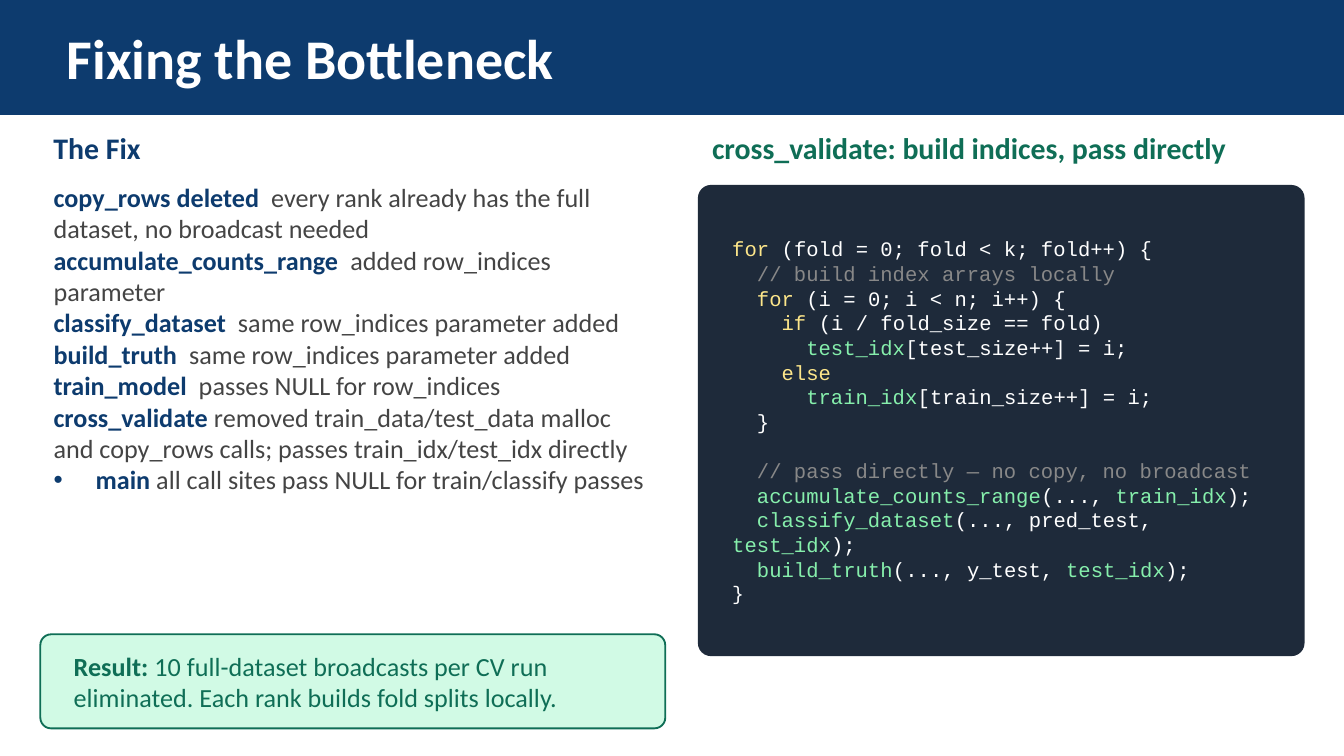
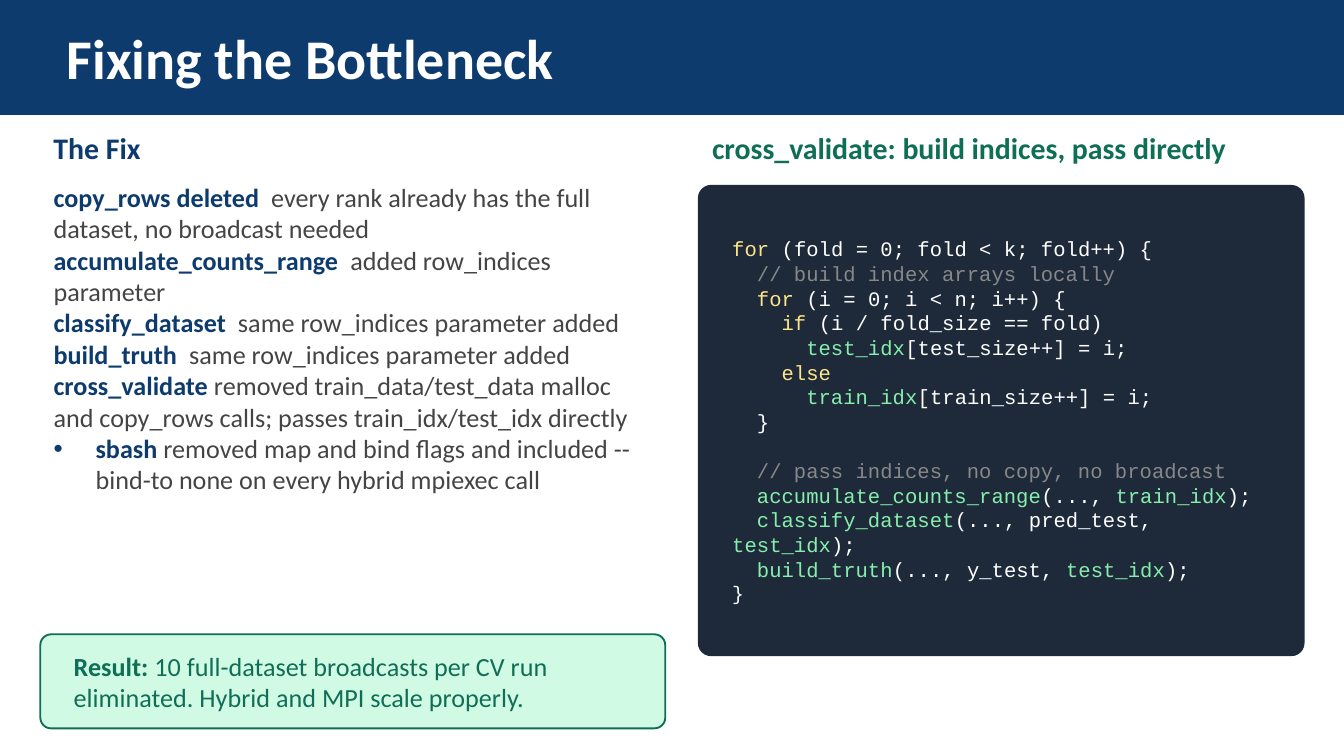
Before and after one commit to jhffmn82/IT388_parallel_processing_bayesian_classifier, a slide deck: slide 16 of IT388_ParallelNaiveBayes_Final.pptx. Drawn at 1344x756 pixels with LibreOffice and Linux fonts; fonts in the diff are those of the drawing. Boxes give left, top, right and bottom in pixels: in the first picture for what was removed or moved away, otherwise in the second. Text is boxed around its words. In the diff, an @@ line names an element or a change of style, - is before the commit and + after.

```diff
--- a/IT388_ParallelNaiveBayes_Final.pptx
+++ b/IT388_ParallelNaiveBayes_Final.pptx
@@ text at [54,188,627,493]: text changed @@
-• copy_rows deleted every rank already has the full dataset, no broadcast needed
-  accumulate_counts_range added row_indices parameter
-  classify_dataset same row_indices parameter added
-  build_truth same row_indices parameter added
-  train_model passes NULL for row_indices
-  cross_validate removed train_data/test_data malloc and copy_rows calls; passes train_idx/test_idx directly
-  main all call sites pass NULL for train/classify passes
+• copy_rows deleted every rank already has the full dataset, no broadcast needed
+  accumulate_counts_range added row_indices parameter
+  classify_dataset same row_indices parameter added
+  build_truth same row_indices parameter added
+  cross_validate removed train_data/test_data malloc and copy_rows calls; passes train_idx/test_idx directly
+  sbash removed map and bind flags and included --bind-to none on every hybrid mpiexec call
@@ text at [732,242,1252,582]: text changed @@
-for (fold = 0; fold < k; fold++) {
-// build index arrays locally
-for (i = 0; i < n; i++) {
-if (i / fold_size == fold)
-test_idx[test_size++] = i;
-else
-train_idx[train_size++] = i;
-}
-// pass directly — no copy, no broadcast
-accumulate_counts_range(..., train_idx);
-classify_dataset(..., pred_test, test_idx);
-build_truth(..., y_test, test_idx);
+for (fold = 0; fold < k; fold++) {
+// build index arrays locally
+for (i = 0; i < n; i++) {
+if (i / fold_size == fold)
+test_idx[test_size++] = i;
+else
+train_idx[train_size++] = i;
+}
+// pass indices, no copy, no broadcast
+accumulate_counts_range(..., train_idx);
+classify_dataset(..., pred_test, test_idx);
+build_truth(..., y_test, test_idx);
@@ text at [74,657,548,711]: text changed @@
-Result: 10 full-dataset broadcasts per CV run eliminated. Each rank builds fold splits locally.
+Result: 10 full-dataset broadcasts per CV run eliminated. Hybrid and MPI scale properly.
```
Also in this commit, not shown: 7 other slides changed, 4 other files.
